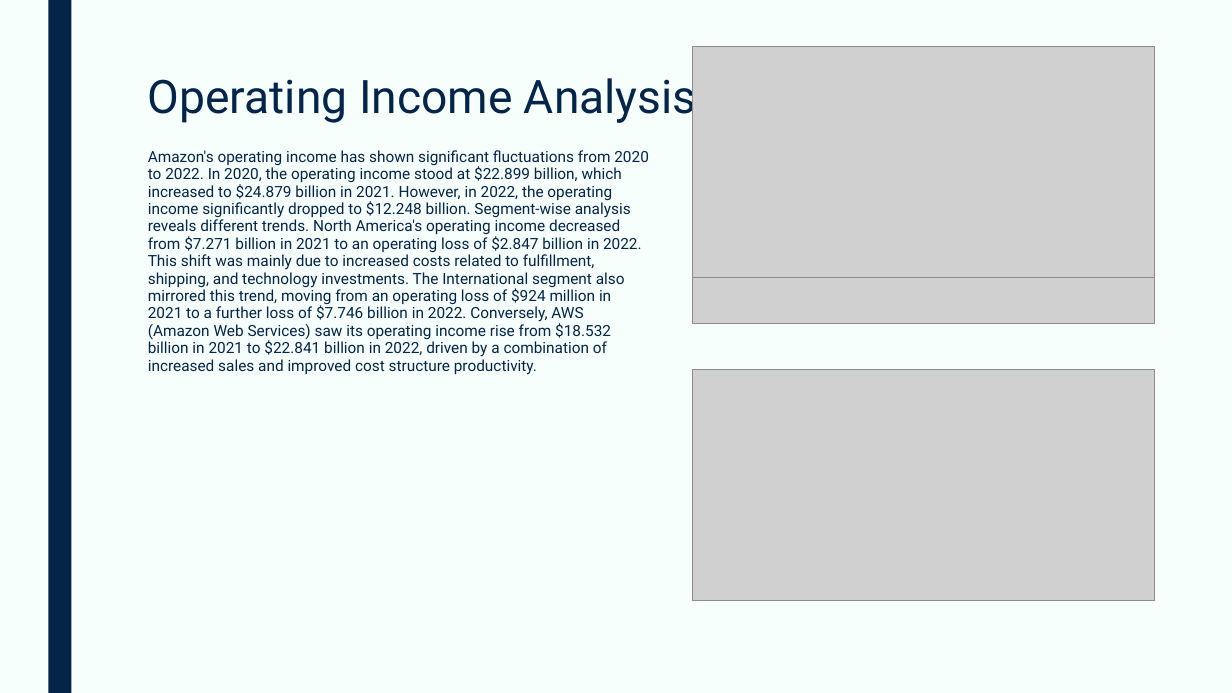
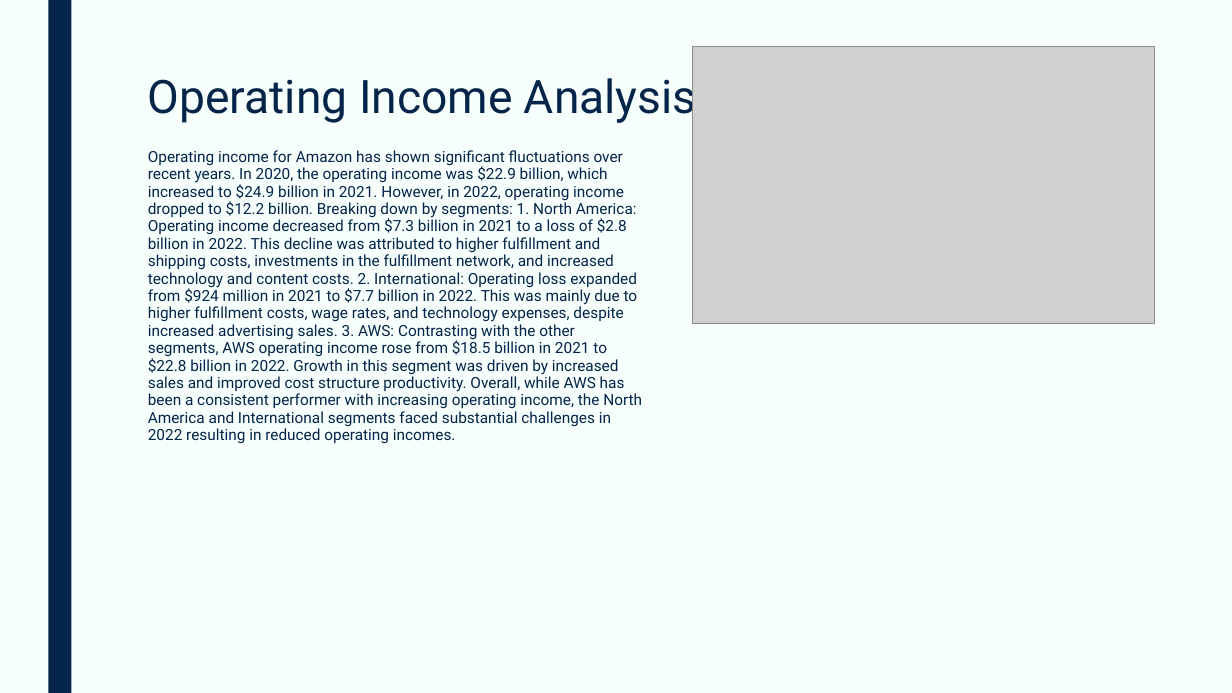
Before and after one commit to devangovind/AMUCLDISS, a slide deck: slide 3 of fastapi-backend/pres/output.pptx. Drawn at 1232x693 pixels with LibreOffice and Linux fonts; fonts in the diff are those of the drawing; grey boxes stand for pictures. Boxes give left, top, right and bottom in pixels: in the first picture for what was removed or moved away, otherwise in the second. Text is boxed around its words. In the diff, an @@ line names an element or a change of style, - is before the commit and + after.

```diff
--- a/fastapi-backend/pres/output.pptx
+++ b/fastapi-backend/pres/output.pptx
@@ picture removed at [693,46,1155,277] @@
@@ text at [148,150,642,443]: text changed @@
-Amazon's operating income has shown significant fluctuations from 2020 to 2022. In 2020, the operating income stood at $22.899 billion, which increased to $24.879 billion in 2021. However, in 2022, the operating income significantly dropped to $12.248 billion. Segment-wise analysis reveals different trends. North America's operating income decreased from $7.271 billion in 2021 to an operating loss of $2.847 billion in 2022. This shift was mainly due to increased costs related to fulfillment, shipping, and technology investments. The International segment also mirrored this trend, moving from an operating loss of $924 million in 2021 to a further loss of $7.746 billion in 2022. Conversely, AWS (Amazon Web Services) saw its operating income rise from $18.532 billion in 2021 to $22.841 billion in 2022, driven by a combination of increased sales and improved cost structure productivity.
+Operating income for Amazon has shown significant fluctuations over recent years. In 2020, the operating income was $22.9 billion, which increased to $24.9 billion in 2021. However, in 2022, operating income dropped to $12.2 billion. Breaking down by segments: 1. North America: Operating income decreased from $7.3 billion in 2021 to a loss of $2.8 billion in 2022. This decline was attributed to higher fulfillment and shipping costs, investments in the fulfillment network, and increased technology and content costs. 2. International: Operating loss expanded from $924 million in 2021 to $7.7 billion in 2022. This was mainly due to higher fulfillment costs, wage rates, and technology expenses, despite increased advertising sales. 3. AWS: Contrasting with the other segments, AWS operating income rose from $18.5 billion in 2021 to $22.8 billion in 2022. Growth in this segment was driven by increased sales and improved cost structure productivity. Overall, while AWS has been a consistent performer with increasing operating income, the North America and International segments faced substantial challenges in 2022 resulting in reduced operating incomes.
@@ picture removed at [693,370,1155,601] @@
```
Also in this commit, not shown: 4 other slides changed, 10 other files.
